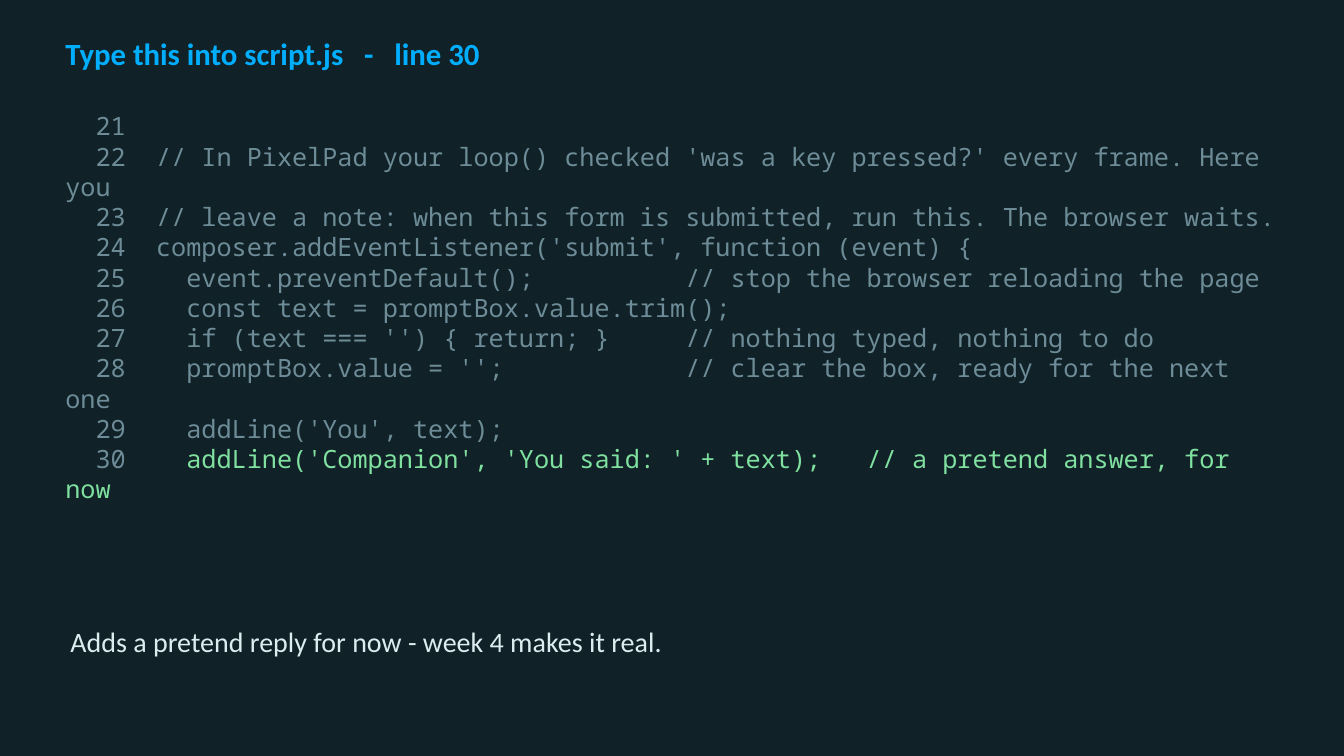
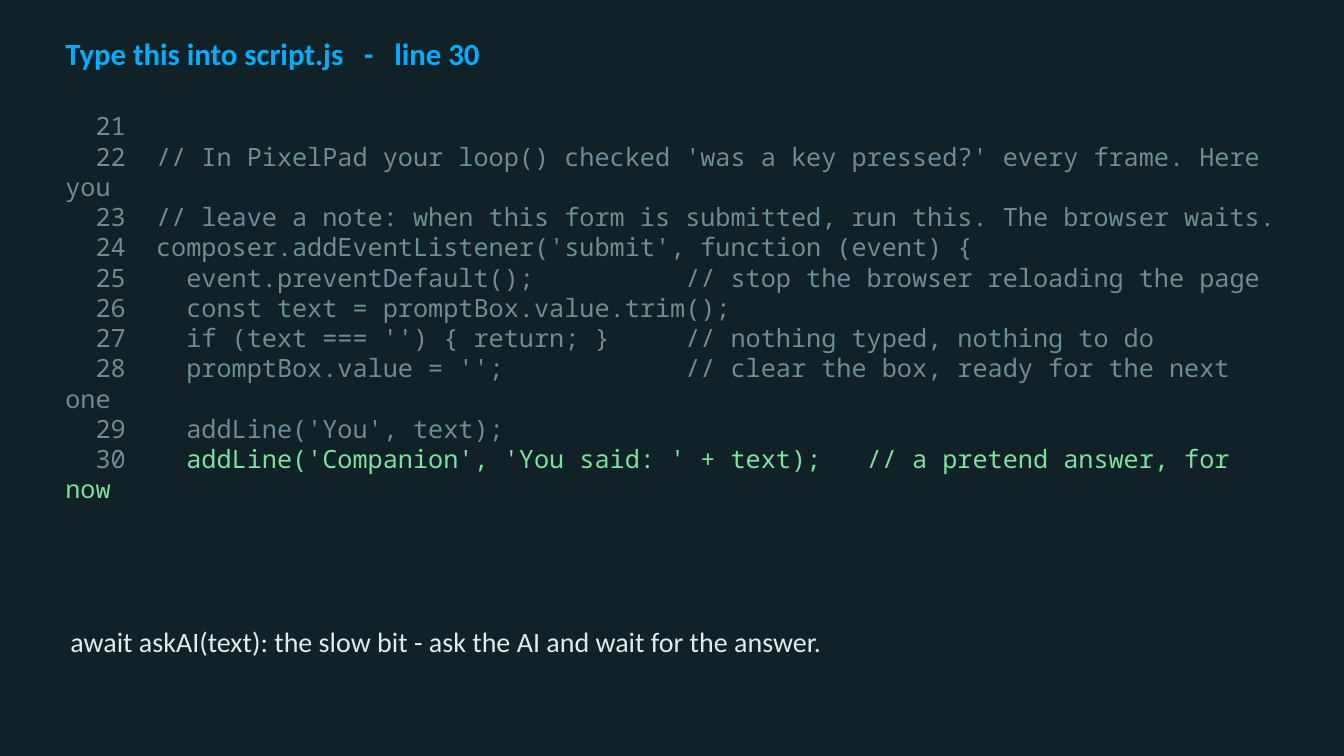
Before and after one commit to utgapps/utgapps.github.io, a slide deck: slide 33 of ai101/slides/week-02.pptx (slide 37 before the commit). Drawn at 1344x756 pixels with LibreOffice and Linux fonts; fonts in the diff are those of the drawing. Boxes give left, top, right and bottom in pixels: in the first picture for what was removed or moved away, otherwise in the second. Text is boxed around its words. In the diff, an @@ line names an element or a change of style, - is before the commit and + after.

```diff
--- a/ai101/slides/week-02.pptx
+++ b/ai101/slides/week-02.pptx
@@ text at [70,631,821,656]: text changed @@
-Adds a pretend reply for now - week 4 makes it real.
+await askAI(text): the slow bit - ask the AI and wait for the answer.
```
Also in this commit, not shown: 4 other slides changed, 4 slides removed, 31 other files.
